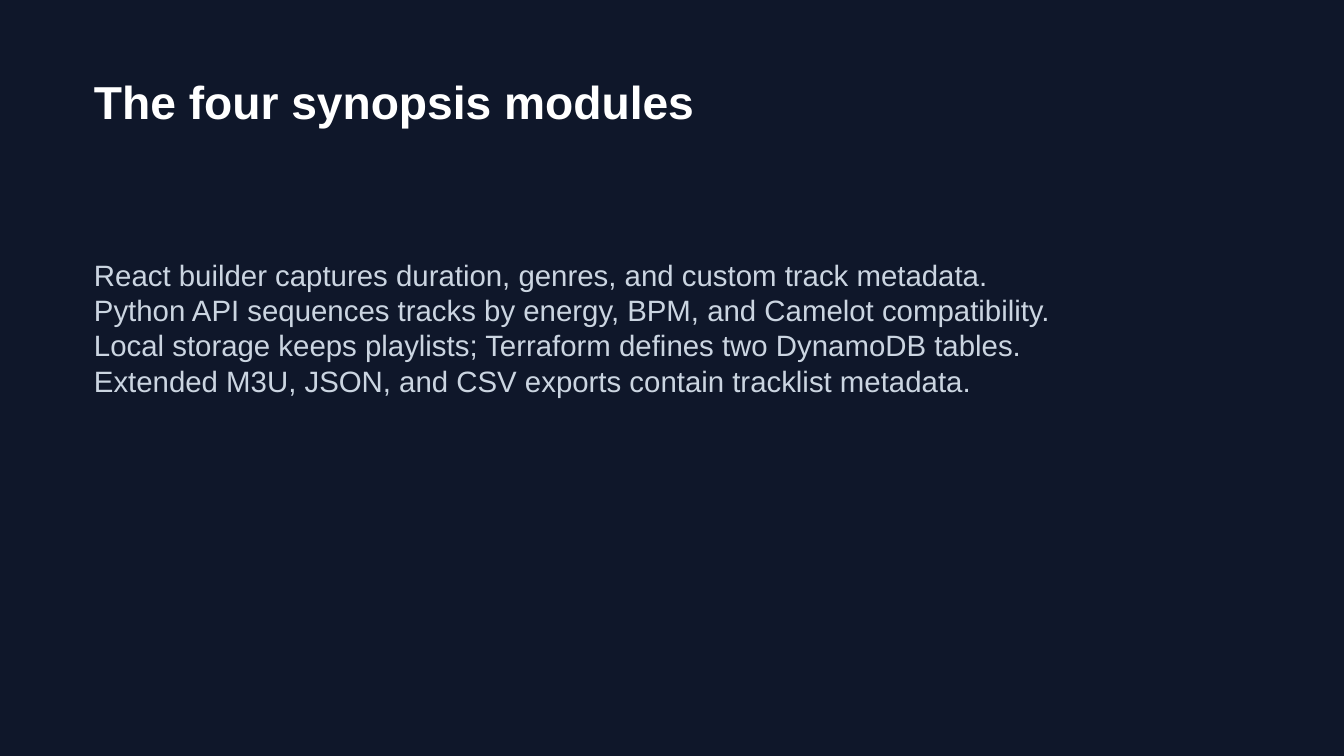
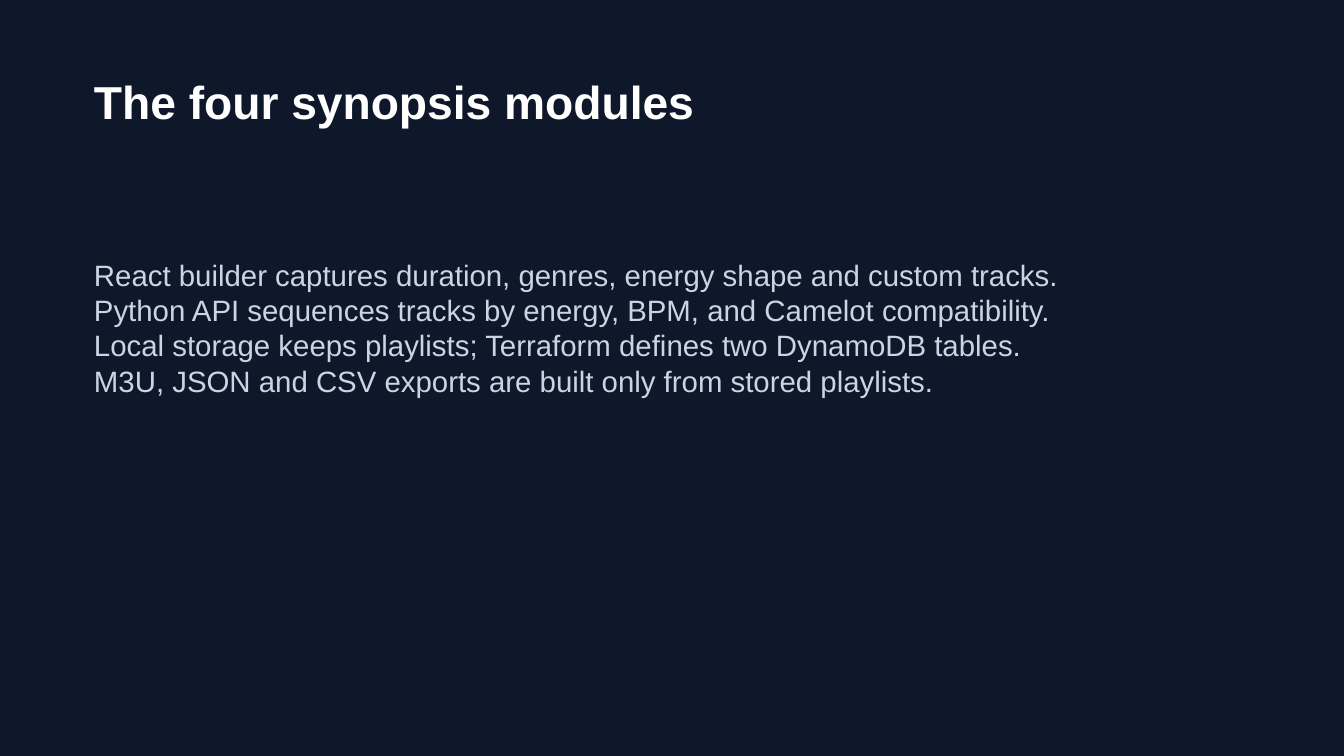
Before and after one commit to DipB3/Audio-Architecture-Playlist-Structuring-API, a slide deck: slide 3 of deliverables/Audio_Architecture_Presentation_Final.pptx. Drawn at 1344x756 pixels with LibreOffice and Linux fonts; fonts in the diff are those of the drawing. Boxes give left, top, right and bottom in pixels: in the first picture for what was removed or moved away, otherwise in the second. Text is boxed around its words. In the diff, an @@ line names an element or a change of style, - is before the commit and + after.

```diff
--- a/deliverables/Audio_Architecture_Presentation_Final.pptx
+++ b/deliverables/Audio_Architecture_Presentation_Final.pptx
@@ text at (94,264,1057,292): text changed @@
-React builder captures duration, genres, and custom track metadata.
+React builder captures duration, genres, energy shape and custom tracks.
@@ text at (94,370,933,398): text changed @@
-Extended M3U, JSON, and CSV exports contain tracklist metadata.
+M3U, JSON and CSV exports are built only from stored playlists.
```
Also in this commit, not shown: 3 other slides changed, 11 other files.
